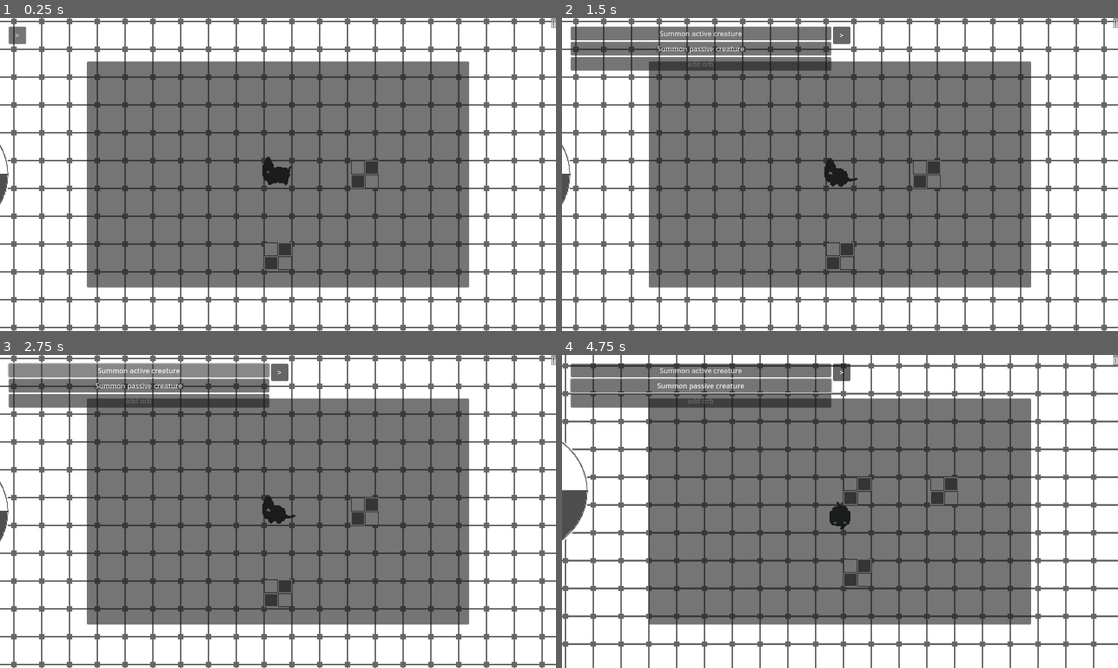
Above: before the commit, frames 1-4 (two rows, left to right).
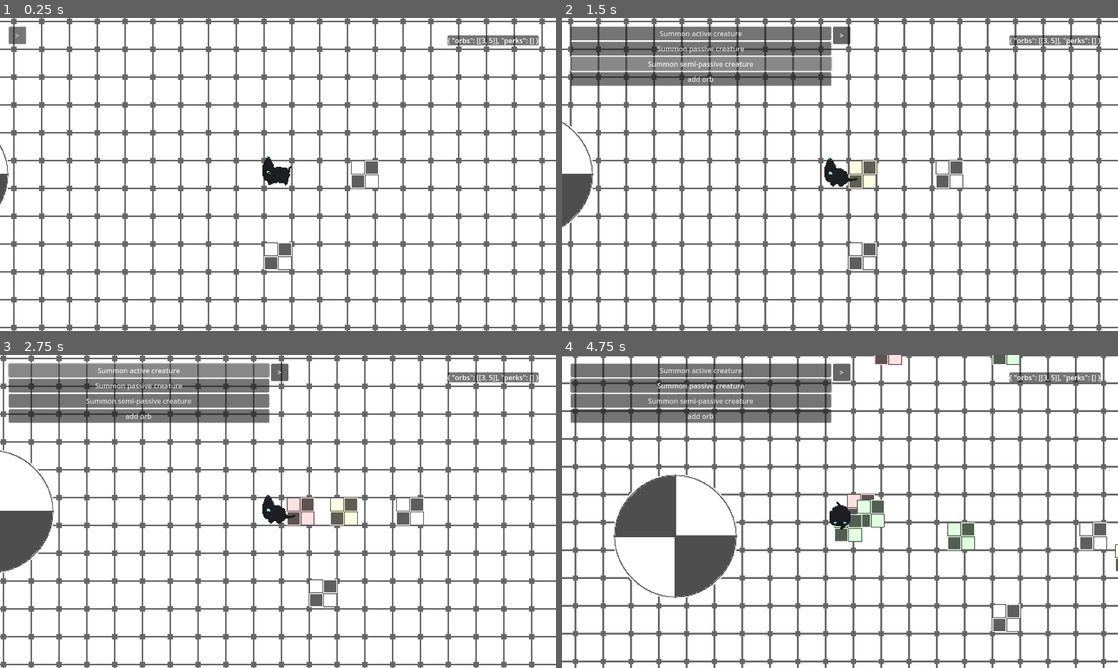
Above: after the commit, the same moments.

Repository: deerformera/neruka
Game: Godot game, scene res://worlds/world.tscn
Same seed, same stepped clock (60 frames per second), same inputs: the game is played once before the commit and once after it.
Inputs (mouse positions are in pixels of both pictures, inside the frame that each line leads up to):
- Up to frame 1 (0.25 s): no input
- Up to frame 2 (1.5 s): click ">" at 0.5 s; click (701, 64) at 1.25 s, where only the run after the commit has a clickable "Summon semi-passive creature"
- Up to frame 3 (2.75 s): click "Summon active creature" at 2 s
- Up to frame 4 (4.75 s): click "Summon passive creature" at 2.75 s; move the mouse to (962, 495) at 3.52 s; hold D (n_right) 3.53-4.28 s; hold Space (n_attack) 3.53-4.28 s; move the mouse to (728, 527) at 4.27 s; hold S (n_down) from 4.28 s (still down); tap Space (n_attack) at 4.35 s

The runs differ from the first frame. In frame 1, 50% of the frame differs, in the area x 15-100%, y 0-87%; in frame 2, 53%; in frame 3, 54%; in frame 4, 60%, in the area x 0-100%, y 0-100%.

Commit message:
shop and perks

Diff:
--- a/assets/orb.tscn
+++ b/assets/orb.tscn
@@ -25,7 +25,7 @@
 			self.global_position += pos.normalized() * 5
 
 			if pos.length() <= 10:
-				get_tree().get_first_node_in_group(\"cat\").pick.emit(id)
+				Utils.orb_add(id)
 				queue_free()
 
 func drop():
--- /dev/null
+++ b/assets/shop_item.tscn
@@ -0,0 +1,38 @@
+[gd_scene load_steps=2 format=3 uid="uid://cixujrvarje76"]
+
+[sub_resource type="GDScript" id="GDScript_cjpa1"]
+script/source = "extends HBoxContainer
+
+var text: String
+var id: int
+
+var buy: Callable = func():
+	Utils.orb_del(1, 2)
+
+func _ready():
+	$Label.text = text
+	$Button.pressed.connect(buy)
+"
+
+[node name="ShopItem" type="HBoxContainer"]
+anchors_preset = 15
+anchor_right = 1.0
+anchor_bottom = 1.0
+grow_horizontal = 2
+grow_vertical = 2
+script = SubResource("GDScript_cjpa1")
+
+[node name="Label" type="Label" parent="."]
+layout_mode = 2
+size_flags_horizontal = 3
+size_flags_vertical = 1
+text = "Lorem"
+horizontal_alignment = 1
+vertical_alignment = 1
+
+[node name="Button" type="Button" parent="."]
+custom_minimum_size = Vector2(32, 32)
+layout_mode = 2
+size_flags_horizontal = 8
+size_flags_vertical = 0
+text = "Buy"
--- a/characters/cat/cat.gd
+++ b/characters/cat/cat.gd
@@ -26,15 +26,6 @@
 		self.health -= value
 		if self.health <= 0: self.die())
 
-	self.pick.connect(func(obj):
-		for inv in Utils.player["inventory"]:
-			if inv[0] == obj:
-				inv[1] += 1
-				return
-
-		Utils.player.inventory.append([obj, 1])
-	)
-
 func _physics_process(delta):
 	match animstate.get_current_node():
 		"normal":
@@ -59,7 +50,7 @@
 		"normal":
 			if event.is_action_pressed("n_attack"):
 				if $InteractArea.get_overlapping_bodies():
-					print("ada")
+					$CanvasLayer/MarginContainer/Trade.show()
 				else:
 					animstate.travel("attack1")
 
--- a/characters/cat/cat.tscn
+++ b/characters/cat/cat.tscn
@@ -1320,20 +1320,33 @@
 var velocity: Vector2
 
 func _ready():
-	$Analog.visible = Utils.android_mode
+	$MarginContainer/Analog.visible = Utils.android_mode
 
 func _input(event):
-	if $Analog/Button.button_pressed:
+	if $MarginContainer/Analog.button_pressed:
 		if event is InputEventScreenDrag:
-			velocity = ((event.position - $MarginContainer/Button.global_position) - ($MarginContainer/Button.custom_minimum_size / 2)).normalized()
+			velocity = ((event.position - $MarginContainer/Analog.global_position) - ($MarginContainer/Analog.custom_minimum_size / 2)).normalized()
 	else: velocity = Vector2()
 
 func _physics_process(delta):
-	$DebugInventory/Label.text = str(Utils.player.inventory)
+	$MarginContainer/Inventory/Label.text = str(Utils.player)
 "
 
-[sub_resource type="StyleBoxFlat" id="StyleBoxFlat_8hawt"]
-bg_color = Color(0, 0, 0, 0.392157)
+[sub_resource type="GDScript" id="GDScript_67yb8"]
+resource_name = "Trade"
+script/source = "extends PanelContainer
+
+var items = [0, 1]
+var shop_item = preload(\"res://assets/shop_item.tscn\")
+
+func _ready():
+	$VB/Button.pressed.connect(func(): self.hide())
+	for i in items:
+		var item = shop_item.instantiate()
+		item.id = i
+		item.text = str(i)
+		$VB/VB.add_child(item)
+"
 
 [node name="Cat" type="CharacterBody2D" groups=["cat"]]
 collision_layer = 2
@@ -1350,7 +1363,7 @@
 texture = ExtResource("1_y0c4x")
 hframes = 10
 vframes = 40
-frame = 75
+frame = 74
 
 [node name="AnimationPlayer" type="AnimationPlayer" parent="."]
 root_node = NodePath("../AnimationTree")
@@ -1411,48 +1424,55 @@
 [node name="CanvasLayer" type="CanvasLayer" parent="."]
 script = SubResource("GDScript_sxgiq")
 
-[node name="Analog" type="MarginContainer" parent="CanvasLayer"]
-anchors_preset = 15
-anchor_right = 1.0
-anchor_bottom = 1.0
-grow_horizontal = 2
-grow_vertical = 2
-size_flags_horizontal = 4
-size_flags_vertical = 4
-theme_override_constants/margin_left = 100
-theme_override_constants/margin_bottom = 100
-
-[node name="Button" type="Button" parent="CanvasLayer/Analog"]
-custom_minimum_size = Vector2(216, 216)
-layout_mode = 2
-size_flags_horizontal = 0
-size_flags_vertical = 8
-focus_mode = 0
-keep_pressed_outside = true
-
-[node name="DebugInventory" type="PanelContainer" parent="CanvasLayer"]
-anchors_preset = 1
-anchor_left = 1.0
-anchor_right = 1.0
-offset_left = -1.0
-offset_bottom = 23.0
-grow_horizontal = 0
-theme_override_styles/panel = SubResource("StyleBoxFlat_8hawt")
-
-[node name="Label" type="Label" parent="CanvasLayer/DebugInventory"]
-layout_mode = 2
-
-[node name="TradeMenu" type="MarginContainer" parent="CanvasLayer"]
+[node name="MarginContainer" type="MarginContainer" parent="CanvasLayer"]
 anchors_preset = 15
 anchor_right = 1.0
 anchor_bottom = 1.0
 grow_horizontal = 2
 grow_vertical = 2
 mouse_filter = 2
-theme_override_constants/margin_left = 200
-theme_override_constants/margin_top = 100
-theme_override_constants/margin_right = 200
-theme_override_constants/margin_bottom = 100
-
-[node name="PanelContainer" type="PanelContainer" parent="CanvasLayer/TradeMenu"]
+theme_override_constants/margin_left = 40
+theme_override_constants/margin_top = 40
+theme_override_constants/margin_right = 40
+theme_override_constants/margin_bottom = 40
+
+[node name="Analog" type="Button" parent="CanvasLayer/MarginContainer"]
+custom_minimum_size = Vector2(216, 216)
 layout_mode = 2
+size_flags_horizontal = 0
+size_flags_vertical = 8
+mouse_filter = 2
+keep_pressed_outside = true
+
+[node name="Inventory" type="PanelContainer" parent="CanvasLayer/MarginContainer"]
+layout_mode = 2
+size_flags_horizontal = 8
+size_flags_vertical = 0
+mouse_filter = 2
+
+[node name="Label" type="Label" parent="CanvasLayer/MarginContainer/Inventory"]
+layout_mode = 2
+size_flags_horizontal = 8
+size_flags_vertical = 0
+
+[node name="Trade" type="PanelContainer" parent="CanvasLayer/MarginContainer"]
+visible = false
+layout_mode = 2
+script = SubResource("GDScript_67yb8")
+
+[node name="VB" type="VBoxContainer" parent="CanvasLayer/MarginContainer/Trade"]
+layout_mode = 2
+
+[node name="Button" type="Button" parent="CanvasLayer/MarginContainer/Trade/VB"]
+custom_minimum_size = Vector2(40, 40)
+layout_mode = 2
+size_flags_horizontal = 8
+focus_mode = 0
+text = "X"
+flat = true
+
+[node name="VB" type="VBoxContainer" parent="CanvasLayer/MarginContainer/Trade/VB"]
+layout_mode = 2
+size_flags_horizontal = 4
+size_flags_vertical = 0
+alignment = 1
--- a/worlds/utils.gd
+++ b/worlds/utils.gd
@@ -9,23 +9,38 @@
 	"dummy_semipassive": preload("res://characters/dummy/dummy_semiPassive.tscn")
 }
 
+var debug_summon_creature = func(dummy):
+	var dummy_ins = dummy.instantiate()
+	dummy_ins.global_position = get_tree().get_first_node_in_group("cat").global_position
+	get_tree().root.get_node("World").add_child(dummy_ins)
+
+var debug_add_orb = func():
+	var orb = load("res://assets/orb.tscn").instantiate()
+	orb.id = 1
+	get_tree().get_first_node_in_group("cat").add_child(orb)
+
 @onready var debug_list = [
 	{
 		"name": "Summon active creature",
-		"fn": func(): print("summon!")
+		"fn": debug_summon_creature.bind(dummies.dummy_active)
 	},
 	{
 		"name": "Summon passive creature",
-		"fn": func(): get_tree().root.get_node("World").add_child(dummies.dummy.instantiate())
+		"fn": debug_summon_creature.bind(dummies.dummy_passive)
+	},
+	{
+		"name": "Summon semi-passive creature",
+		"fn": debug_summon_creature.bind(dummies.dummy_semipassive)
 	},
 	{
 		"name": "add orb",
-		"fn": func(): get_tree().get_first_node_in_group("cat").add_child(load("res://assets/orb.tscn").instantiate())
+		"fn": debug_add_orb
 	}
 ]
 
 var player = {
-	"inventory": []
+	"orbs": [[3, 5]],
+	"perks": []
 }
 
 func _ready():
@@ -38,6 +53,22 @@
 func _physics_process(delta):
 	$Margin/HBox/VBox.visible = $Margin/HBox/Button.button_pressed
 
+func orb_add(id):
+	for orb in player.orbs:
+		if orb[0] == id:
+			orb[1] += 1
+			return
+	player.orbs.append([id, 1])
+
+func orb_del(id, val) -> bool:
+	for orb in player.orbs:
+		if orb[0] == id:
+			if orb[1] >= val:
+				orb[1] -= val
+				if orb[1] == 0: player.orbs.erase(orb)
+				return true
+	return false
+
 func create_timer(from, waittime: float, method: Callable):
 	var timer = Timer.new()
 	timer.one_shot = true
